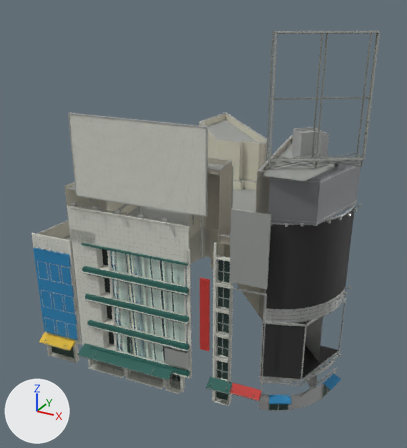
An edit to the glTF model assets/buildings/west-block/web/west-block.glb, drawn before and after from the same camera.
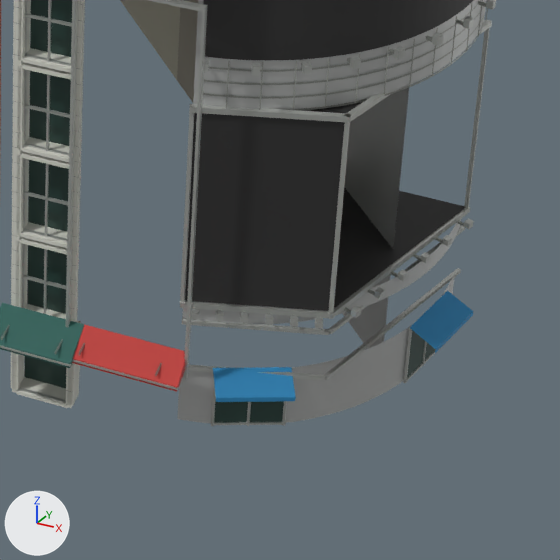
There are two pictures of each version: one whole from a camera (50 mm lens) standing at (-21.1, -21.2, 44.3) and looking at (-51.9, 34.8, 16.3), one close up on the part from 51% to 90% of the width and 65% to 100% of the height. Every picture has the same lights, and +X, +Y and +Z are marked at lower left. The last two pictures show the newer version. Vertices at exactly the same position are counted once.

In view in the first close-up: 'west_awning', 'west_book_awning', 'west_frame', 'west_metal_edge', 'west_screen_back', 'west_shop_glass', 'west_tile_joint', 'west_tile_trim', 'west_wall_corner', 'west_wall_corner_body', 'west_wall_fruit', 'west_wall_middle'.
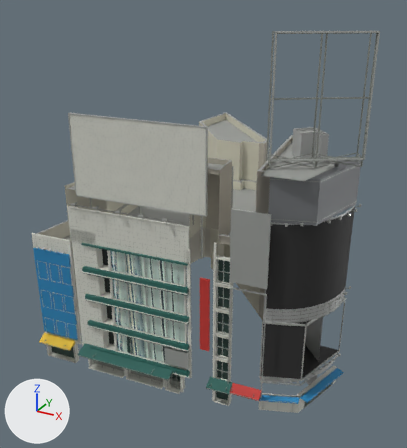
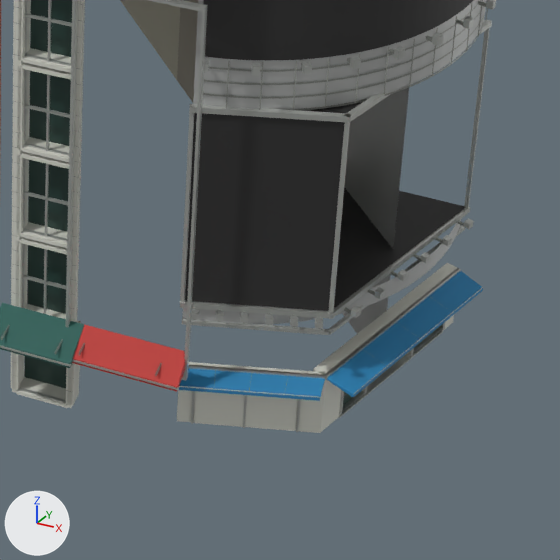
The change, as a diff of the scene's bpy script:
```diff
--- a/assets/buildings/west-block/web/west-block.glb.py
+++ b/assets/buildings/west-block/web/west-block.glb.py
@@ me_west_wall_corner_body @@
-me_west_wall_corner_body.from_pydata(...)  # 186 vertices, 180 faces; spans x -40.6..-33.5, y 25.2..36.1, z 0.0..30.1
+me_west_wall_corner_body.from_pydata(...)  # 136 vertices, 132 faces; spans x -40.6..-33.5, y 25.2..36.1, z 0.0..30.1
+# me_west_wall_corner_body part 1: the loose piece of 50 vertices spanning x -39.6..-33.5, y 25.2..33.7, z 0.0..2.1 is deleted
 me_west_wall_corner_body.materials.append(mat_west_wall_corner_body)
@@ me_west_tile_trim @@
-me_west_tile_trim.from_pydata(...)  # 728 vertices, 1092 faces; spans x -67.2..-42.7, y 21.3..24.7, z -0.1..31.5
+me_west_tile_trim.from_pydata(...)  # 792 vertices, 1172 faces; spans x -67.2..-32.6, y 21.3..33.9, z -0.1..31.5
+# me_west_tile_trim part 2: 64 vertices added at x -39.6..-32.6, y 24.4..33.9, z 0.0..2.2
 me_west_tile_trim.materials.append(mat_west_tile_trim)
@@ me_west_shop_glass @@
-me_west_shop_glass.from_pydata(...)  # 68 vertices, 34 faces; spans x -67.1..-33.5, y 21.9..32.3, z 0.0..18.2
-me_west_shop_glass.vertices[60].co = (-38.5, 25.4, 0.1)  # pixel (212, 424)
-me_west_shop_glass.vertices[61].co = (-36.6, 26.5, 0.1)  # pixel (283, 423)
-me_west_shop_glass.vertices[62].co = (-36.6, 26.5, 2.2)
-me_west_shop_glass.vertices[63].co = (-38.5, 25.4, 2.2)
-me_west_shop_glass.vertices[64].co = (-33.9, 30.1, 0.1)  # pixel (405, 381)
-me_west_shop_glass.vertices[65].co = (-33.5, 32.3, 0.1)
-me_west_shop_glass.vertices[66].co = (-33.5, 32.3, 2.2)  # pixel (445, 294)
-me_west_shop_glass.vertices[67].co = (-33.9, 30.1, 2.2)  # pixel (410, 328)
+me_west_shop_glass.from_pydata(...)  # 68 vertices, 34 faces; spans x -67.1..-33.7, y 21.9..33.1, z 0.0..18.2
+# me_west_shop_glass part 3
+me_west_shop_glass.vertices[60].co = (-35.3, 27.7, 0.2)
+me_west_shop_glass.vertices[61].co = (-35.0, 28.9, 0.2)
+me_west_shop_glass.vertices[62].co = (-35.0, 28.9, 2.0)
+me_west_shop_glass.vertices[63].co = (-35.3, 27.7, 2.0)
+# me_west_shop_glass part 4
+me_west_shop_glass.vertices[64].co = (-34.2, 31.4, 0.2)  # pixel (407, 353)
+me_west_shop_glass.vertices[65].co = (-33.7, 33.1, 0.2)
+me_west_shop_glass.vertices[66].co = (-33.7, 33.1, 2.0)
+me_west_shop_glass.vertices[67].co = (-34.2, 31.4, 2.0)
 me_west_shop_glass.materials.append(mat_west_shop_glass)
@@ me_west_metal_edge @@
-me_west_metal_edge.from_pydata(...)  # 1928 vertices, 2892 faces; spans x -67.1..-32.5, y 20.0..33.8, z 0.0..39.9
+me_west_metal_edge.from_pydata(...)  # 1912 vertices, 2868 faces; spans x -67.1..-32.5, y 20.0..33.8, z 0.0..39.9
+# me_west_metal_edge part 5: the loose piece of 8 vertices spanning x -34.0..-33.4, y 30.1..32.4, z 0.1 is deleted
+# me_west_metal_edge part 6: 64 vertices moved from x -38.6..-33.4, y 25.4..32.3, z 0.0..2.2 to x -39.2..-33.6, y 25.1..33.2, z 0.0..2.1
+# other edits to the shape of me_west_metal_edge do not show in these pictures
 me_west_metal_edge.materials.append(mat_west_metal_edge)
@@ me_west_book_awning @@
-me_west_book_awning.from_pydata(...)  # 20 vertices, 20 faces; spans x -67.1..-32.5, y 21.1..32.4, z 1.8..15.2
+me_west_book_awning.from_pydata(...)  # 22 vertices, 28 faces; spans x -67.1..-32.6, y 21.1..33.7, z 1.8..15.2
+# me_west_book_awning part 7: the loose piece of 6 vertices spanning x -34.0..-32.5, y 29.8..32.4, z 1.8..2.2 is deleted
+# me_west_book_awning part 8: 4 vertices moved from x -38.1..-36.1, y 24.5..25.7, z 1.8..1.9 to x -39.3..-35.4, y 24.4..26.0, z 1.8..2.0; 2 vertices removed from x -38.6..-36.5, y 25.4..26.5, z 2.2; 10 vertices added at x -39.6..-32.6, y 25.0..33.7, z 1.8..2.2
 me_west_book_awning.materials.append(mat_west_book_awning)
```

Pixel boxes [x1, y1, x2, y2] of what changed, in the close-ups (560 x 560 px; the box of a moved part takes in the faces that stretch with it):
'west_wall_corner_body', reshaped
    before: [177, 0, 486, 423]
    after: [182, 0, 486, 334]
'west_metal_edge', reshaped
    before: [0, 0, 496, 426]
    after: [0, 0, 496, 432]
'west_tile_trim', reshaped
    before: [11, 0, 85, 408]
    after: [11, 0, 483, 433]
'west_shop_glass', reshaped
    before: [24, 0, 435, 422]
    after: [24, 0, 353, 405]
'west_book_awning', reshaped
    before: [213, 291, 473, 402]
    after: [179, 271, 483, 401]
part 1 of me_west_wall_corner_body, deleted
    before: [177, 277, 455, 423]
part 2 of me_west_tile_trim, added
    after: [177, 263, 483, 433]
part 3 of me_west_shop_glass, moved or reshaped (mostly hidden afterwards)
    before: [214, 401, 284, 422]
    after: [343, 394, 353, 405]
part 4 of me_west_shop_glass, moved or reshaped (not visible afterwards)
    before: [407, 330, 435, 377]
part 5 of me_west_metal_edge, deleted
    before: [403, 350, 435, 383]
part 6 of me_west_metal_edge, moved or reshaped
    before: [211, 329, 441, 426]
    after: [191, 321, 446, 432]
part 7 of me_west_book_awning, deleted (blue)
    before: [410, 291, 473, 353]
part 8 of me_west_book_awning, reshaped
    before: [213, 367, 296, 402]
    after: [179, 271, 483, 401]
